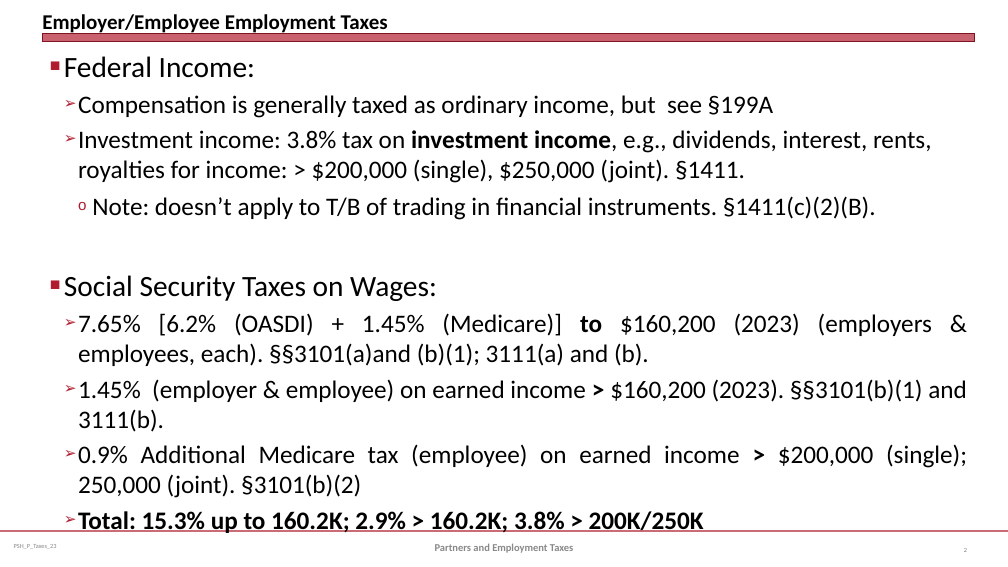
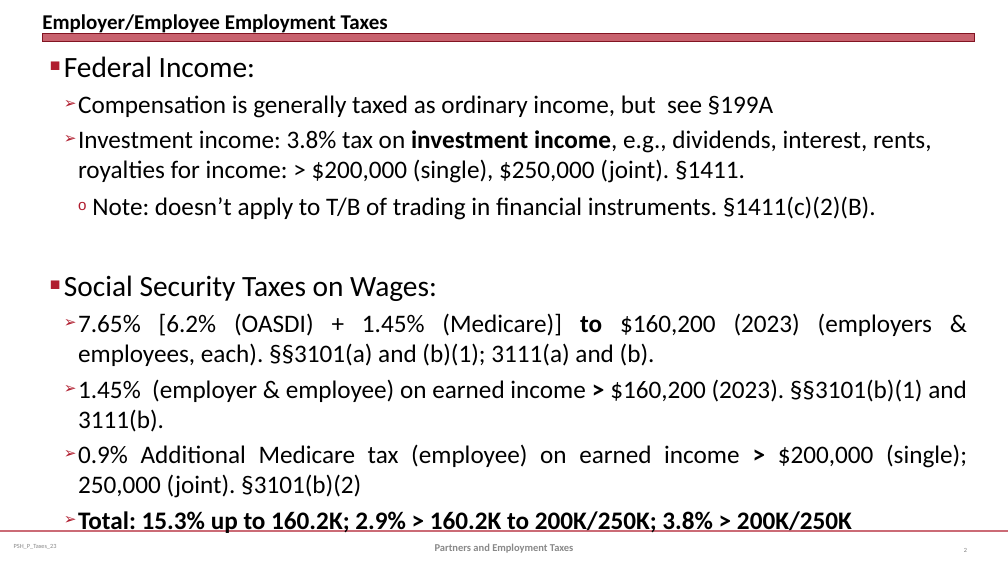
Before and after one commit to jmc877/Partnership-Tax, a slide deck: slide 2 of slides/PSH_P_Taxes_23.pptx. Drawn at 1008x567 pixels with LibreOffice and Linux fonts; fonts in the diff are those of the drawing. Boxes give left, top, right and bottom in pixels: in the first picture for what was removed or moved away, otherwise in the second. Text is boxed around its words. In the diff, an @@ line names an element or a change of style, - is before the commit and + after.

```diff
--- a/slides/PSH_P_Taxes_23.pptx
+++ b/slides/PSH_P_Taxes_23.pptx
@@ text at <box>78,313,932,366</box>: spaces changed @@
-  ➢ 7.65% [6.2% (OASDI) + 1.45% (Medicare)] to $160,200 (2023) (employers & employees, each). §§3101(a)and (b)(1); 3111(a) and (b).
+  ➢ 7.65% [6.2% (OASDI) + 1.45% (Medicare)] to $160,200 (2023) (employers & employees, each). §§3101(a) and (b)(1); 3111(a) and (b).
@@ text at <box>78,511,852,533</box>: text changed @@
-  ➢ Total: 15.3% up to 160.2K; 2.9% > 160.2K; 3.8% > 200K/250K
+  ➢ Total: 15.3% up to 160.2K; 2.9% > 160.2K to 200K/250K; 3.8% > 200K/250K
```
Also in this commit, not shown: 1 other slide changed.
